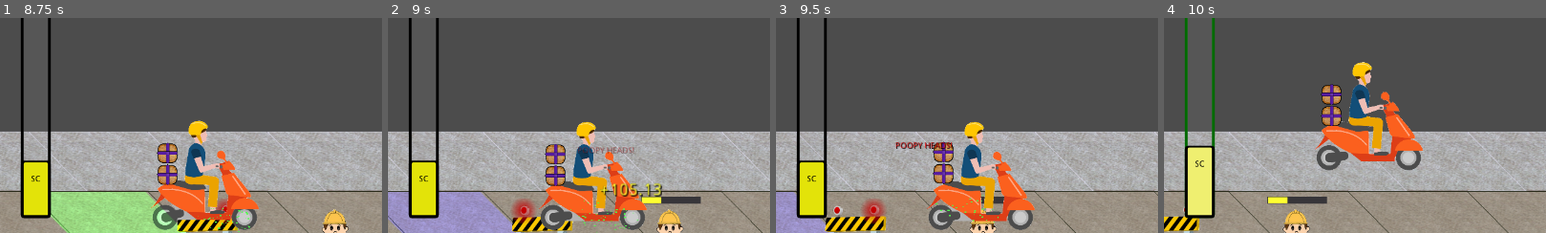
Above: before the commit, frames 1-4 (left to right).
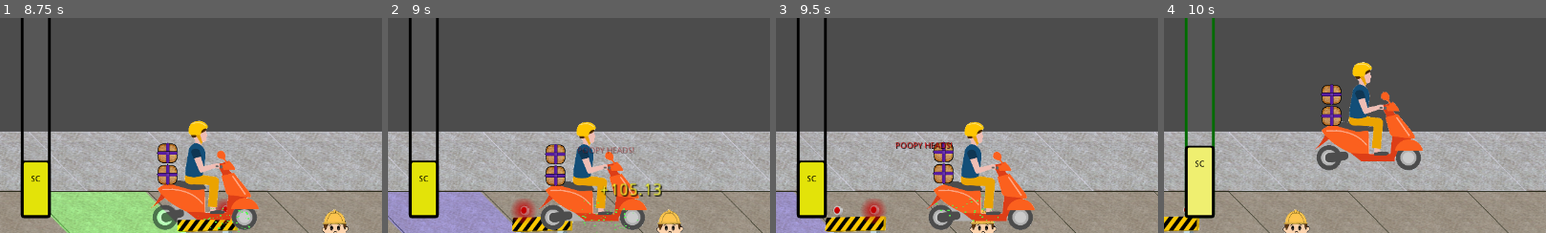
Above: after the commit, the same moments.

Repository: Anatolij-Grigorjev/MopedRebelGO
Game: Godot game, scene res://stages/test/test_stage.tscn
Two runs of this game, one before a commit and one after it. Both use one fixed random seed, a clock stepped at 60 frames per second and the inputs below.
Inputs:
- Up to frame 1 (8.75 s): hold W (swerve_up) 0.53-1.28 s; tap P (say_diss) every 0.75 s from 0.6 to 8.1 s; hold S (swerve_down) 1.28-2.03 s; hold W (swerve_up) 2.03-3.53 s; hold S (swerve_down) 3.53-5.78 s; hold W (swerve_up) 5.78-8.03 s; hold S (swerve_down) from 8.03 s (still down)
- Up to frame 2 (9 s): keep holding S (swerve_down); tap P (say_diss) at 8.85 s
- Up to frame 3 (9.5 s): keep holding S (swerve_down)
- Up to frame 4 (10 s): release S (swerve_down) at 9.53 s; hold W (swerve_up) from 9.53 s (still down); tap P (say_diss) at 9.6 s
The pictures show only the part of the screen within x 0-50%, y 50-100%; the shares and areas given below are measured in that part.

Frame 1 is identical in both runs. In frame 2, 0.6% of the frame differs, in the area x 66-82%, y 83-87%; in frame 3, 0.1%; in frame 4, 0.6%, in the area x 27-43%, y 83-87%.
Error in both runs: Invalid get index '-1' (on base: 'Array'). (res://utils/logger.gd:103)

Commit message:
reduce citizen and diss intersections to prepare throwing

Diff:
--- a/game/obstacles/citizens/white_worker.tscn
+++ b/game/obstacles/citizens/white_worker.tscn
@@ -117,7 +117,7 @@
 }
 
 [sub_resource type="RectangleShape2D" id=4]
-extents = Vector2( 450, 35 )
+extents = Vector2( 50, 35 )
 
 [sub_resource type="StyleBoxFlat" id=5]
 bg_color = Color( 1, 1, 0.196078, 1 )
@@ -142,17 +142,24 @@
 
 [node name="CollisionShape2D" type="CollisionShape2D" parent="."]
 shape = SubResource( 1 )
+__meta__ = {
+"_edit_lock_": true
+}
 
 [node name="AnimationPlayer" type="AnimationPlayer" parent="."]
 anims/be_dissed = SubResource( 2 )
 anims/hit_by_moped = SubResource( 3 )
 
 [node name="Hearing" type="Area2D" parent="."]
+position = Vector2( -1.95996, -194.061 )
 collision_layer = 4
 collision_mask = 4
 
 [node name="CollisionShape2D" type="CollisionShape2D" parent="Hearing"]
 shape = SubResource( 4 )
+__meta__ = {
+"_edit_lock_": true
+}
 
 [node name="ProgressBar" type="ProgressBar" parent="."]
 margin_left = -100.0
--- a/game/rebel/diss_word.tscn
+++ b/game/rebel/diss_word.tscn
@@ -1,9 +1,9 @@
 [gd_scene load_steps=3 format=2]
 
 [sub_resource type="RectangleShape2D" id=1]
-extents = Vector2( 200, 140 )
+extents = Vector2( 50, 50 )
 
-[sub_resource type="Animation" id=3]
+[sub_resource type="Animation" id=2]
 resource_name = "diss_thrown"
 length = 1.2
 tracks/0/type = "method"
@@ -62,20 +62,21 @@
 [node name="Area2D" type="Area2D" parent="." groups=[
 "diss_word",
 ]]
-position = Vector2( 0, 130 )
+position = Vector2( 60, 15 )
 collision_layer = 4
 collision_mask = 4
 
 [node name="CollisionShape2D" type="CollisionShape2D" parent="Area2D"]
 shape = SubResource( 1 )
+__meta__ = {
+"_edit_lock_": true
+}
 
 [node name="AnimationPlayer" type="AnimationPlayer" parent="."]
 autoplay = "diss_thrown"
-playback_speed = 2.0
-anims/diss_thrown = SubResource( 3 )
+anims/diss_thrown = SubResource( 2 )
 
 [node name="NinePatchRect" type="NinePatchRect" parent="."]
-editor/display_folded = true
 margin_right = 40.0
 margin_bottom = 40.0
 
@@ -88,11 +89,9 @@
 margin_bottom = 40.0
 
 [node name="Text" type="Label" parent="NinePatchRect/MarginContainer/CenterContainer"]
-modulate = Color( 1, 1, 1, 0 )
-margin_top = 13.0
-margin_right = 96.0
-margin_bottom = 27.0
-rect_scale = Vector2( 1.5, 1.5 )
+margin_left = 13.0
+margin_right = 109.0
+margin_bottom = 14.0
 custom_colors/font_color = Color( 0.901961, 0.0666667, 0.0666667, 1 )
 custom_colors/font_color_shadow = Color( 0, 0, 0, 1 )
 text = "Poopy heads!"
